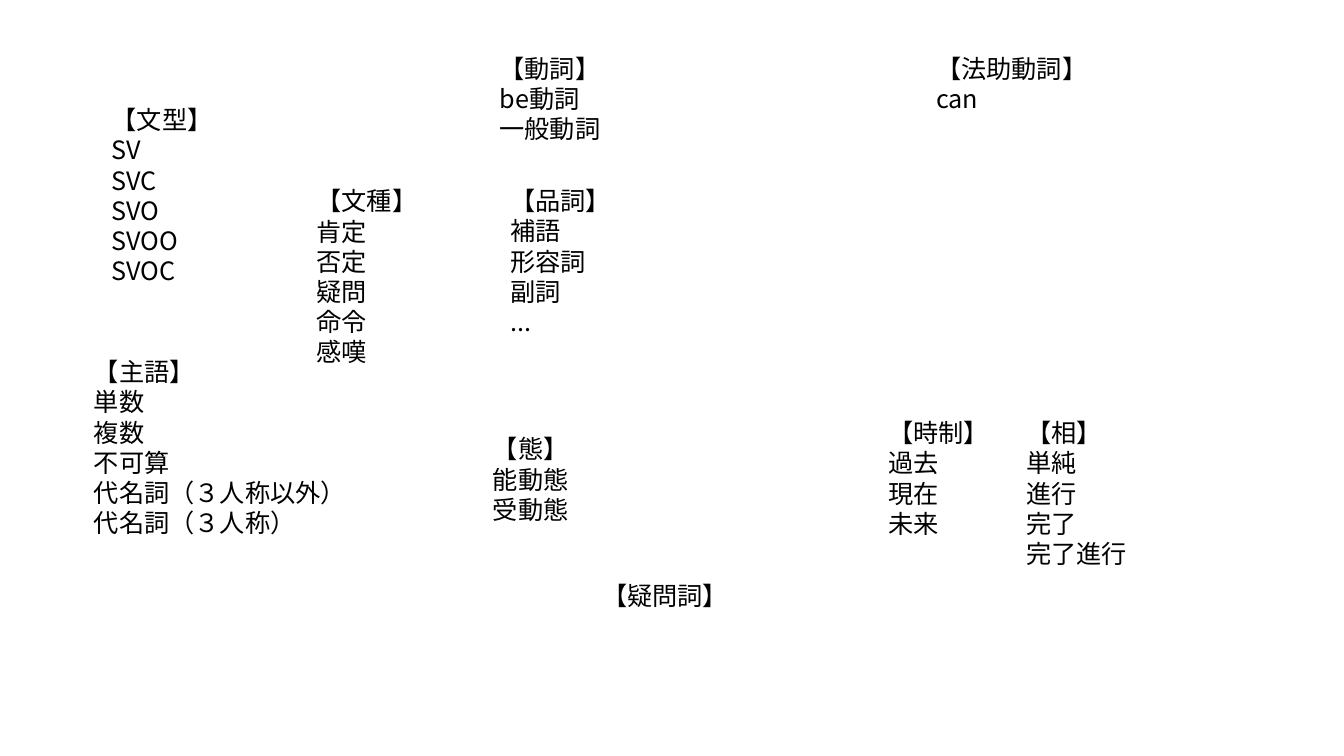
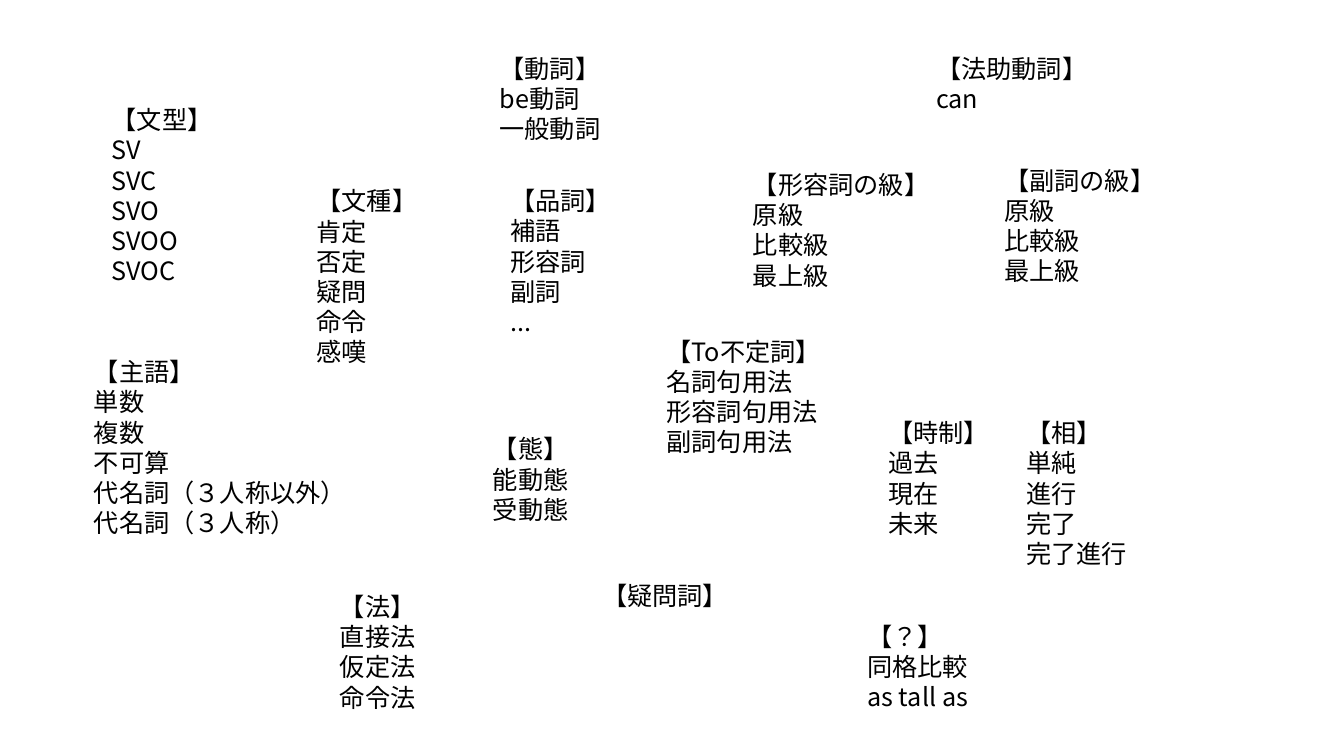
Before and after one commit to sasachichito/memos, a slide deck: slide 17 of 英語.pptx (slide 13 before the commit). Drawn at 1344x756 pixels with LibreOffice and Linux fonts; fonts in the diff are those of the drawing. Boxes give left, top, right and bottom in pixels: in the first picture for what was removed or moved away, otherwise in the second. Text is boxed around its words. In the diff, an @@ line names an element or a change of style, - is before the commit and + after.

```diff
--- a/英語.pptx
+++ b/英語.pptx
@@ text added at [753, 172, 929, 287], 18 pt, text #000000 @@
+【形容詞の級】
+原級
+比較級
+最上級
@@ text added at [1004, 168, 1155, 282], 18 pt, text #000000 @@
+【副詞の級】
+原級
+比較級
+最上級
@@ text added at [667, 339, 821, 453], 18 pt, text #000000 @@
+【To不定詞】
+名詞句用法
+形容詞句用法
+副詞句用法
@@ text added at [340, 594, 416, 709], 18 pt, text #000000 @@
+【法】
+直接法
+仮定法
+命令法
@@ text added at [867, 624, 968, 707], 18 pt, text #000000 @@
+【？】
+同格比較
+as tall as
```
Also in this commit, not shown: 6 other slides changed, 14 slides added, 4 slides removed.
